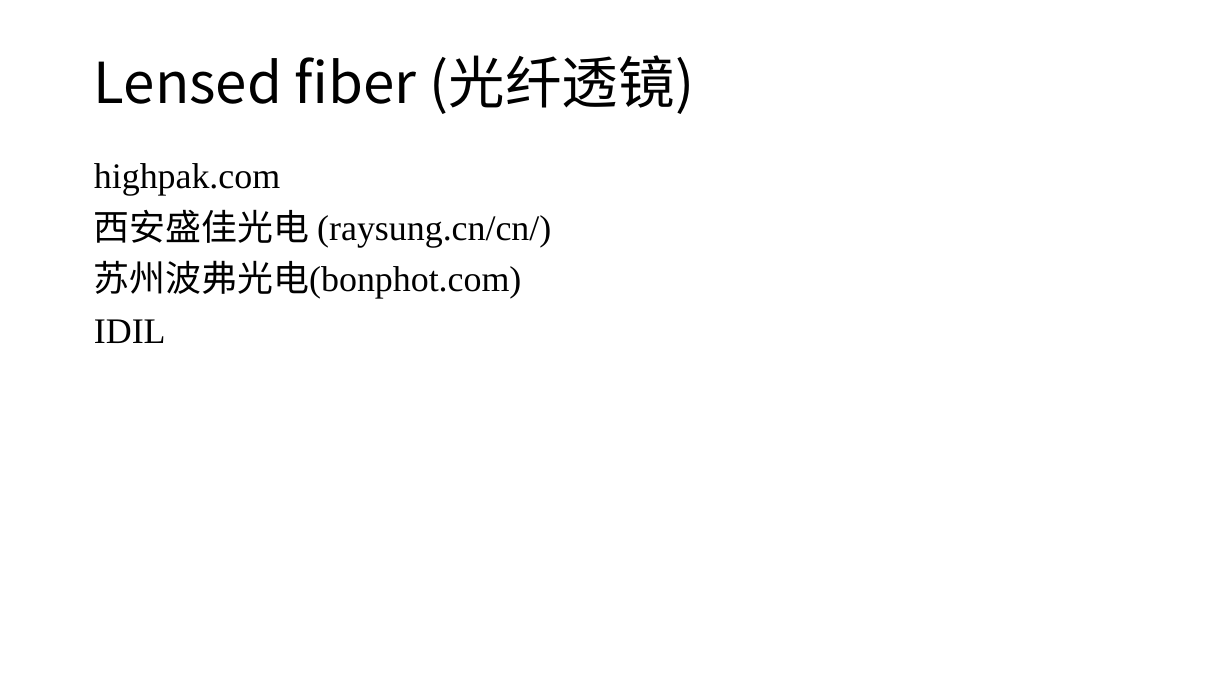
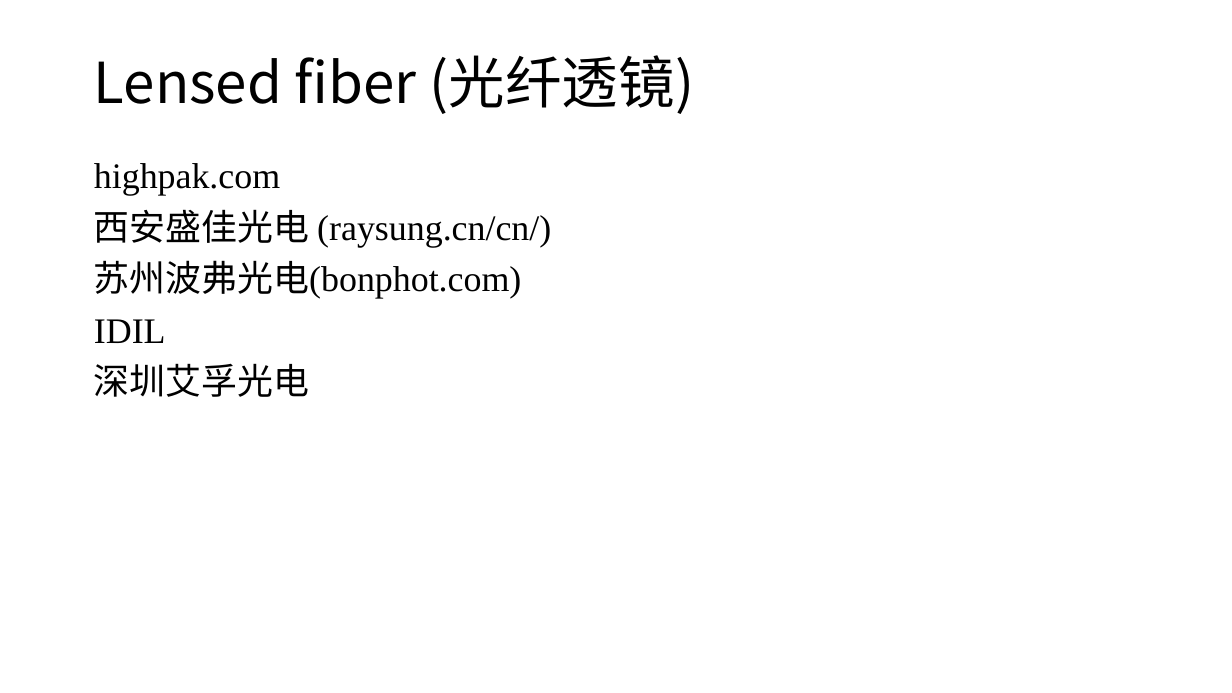
Before and after one commit to lucaschang95/DiscussionWithLin, a slide deck: slide 2 of 20191009 - topic.pptx. Drawn at 1232x693 pixels with LibreOffice and Linux fonts; fonts in the diff are those of the drawing. Boxes give left, top, right and bottom in pixels: in the first picture for what was removed or moved away, otherwise in the second. Text is boxed around its words. In the diff, an @@ line names an element or a change of style, - is before the commit and + after.

```diff
--- a/20191009 - topic.pptx
+++ b/20191009 - topic.pptx
@@ text at (94,363,309,397): paragraph added @@
+深圳艾孚光电
```
Also in this commit, not shown: 1 other slide changed, 1 slide added.
